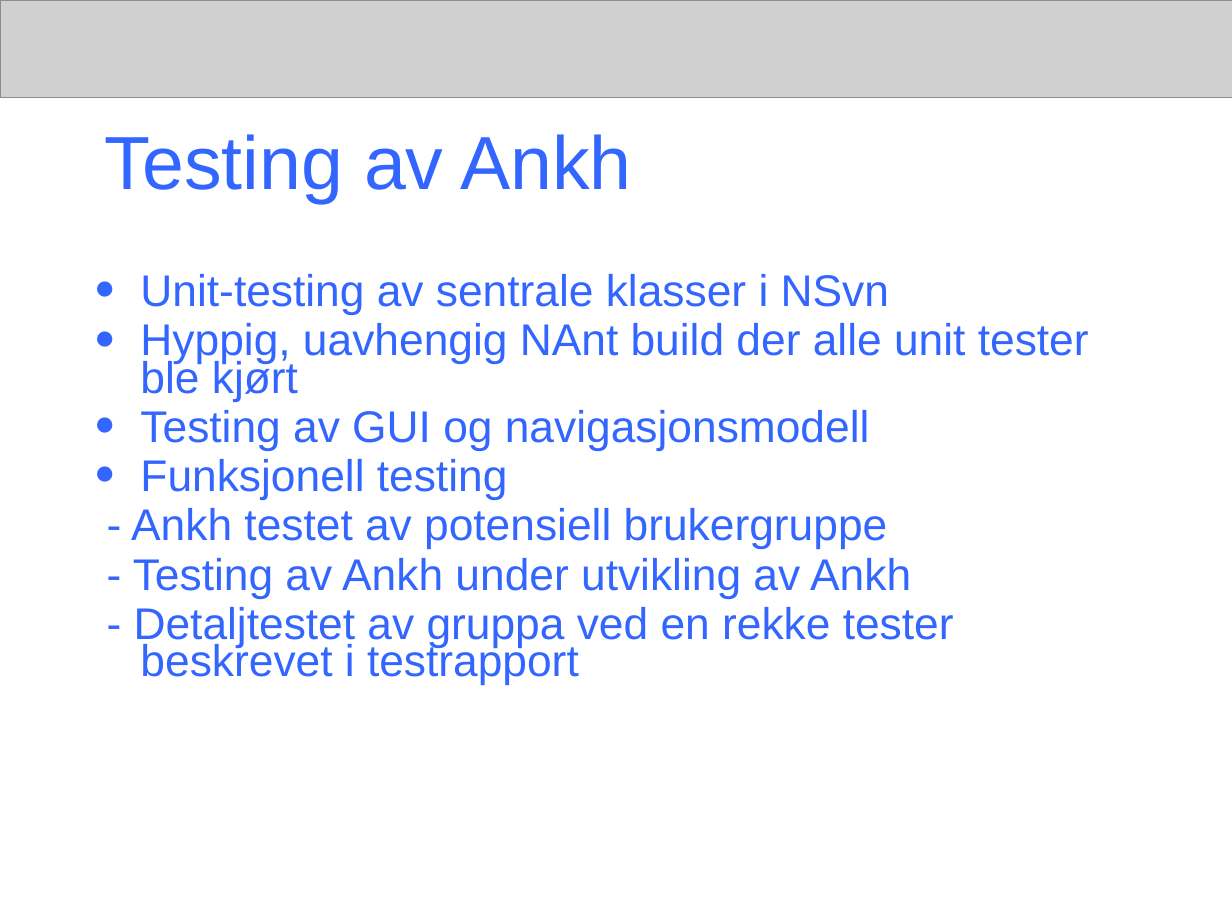
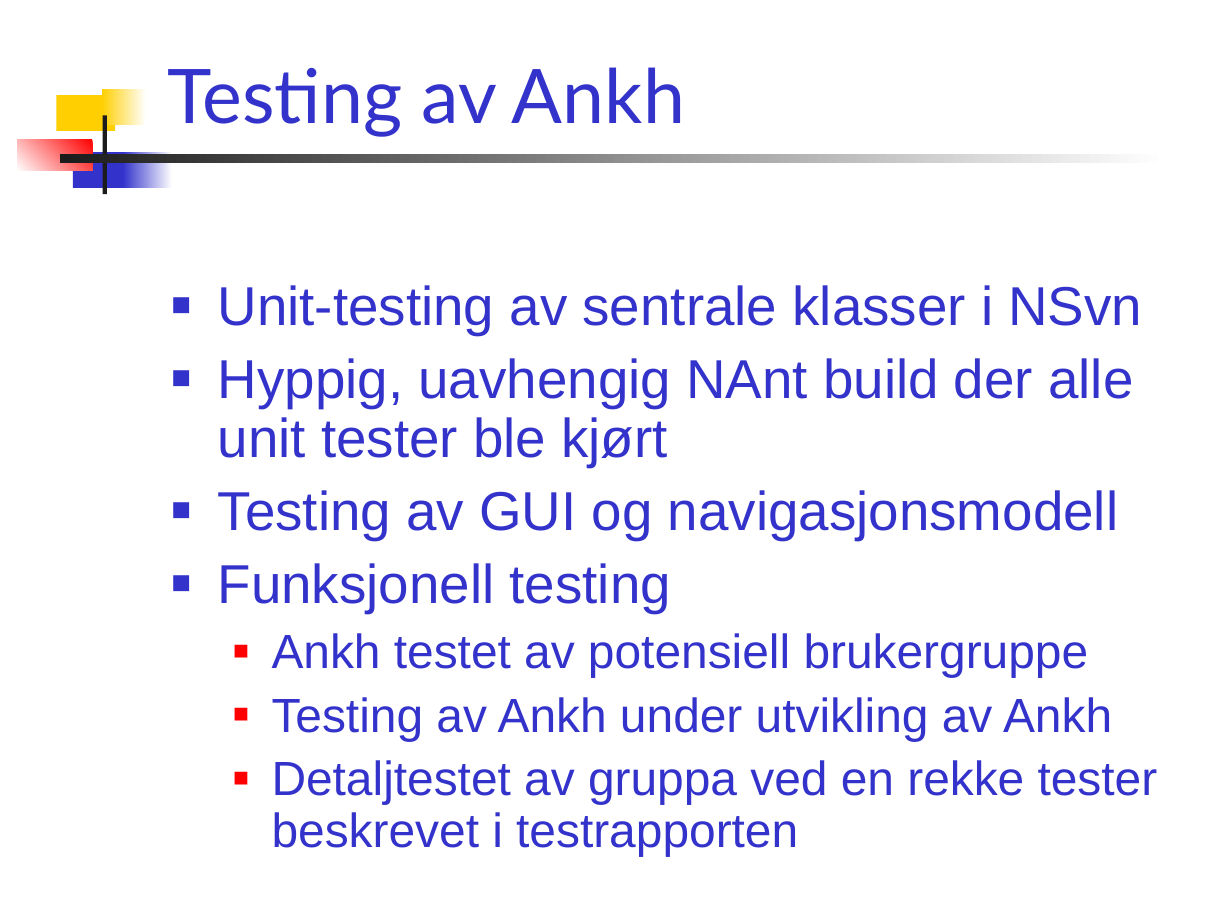
Before and after one commit to PhilJollans/AnkhSVN2019, a slide deck: slide 14 of doc/powerpoint/Subversion_addin_for_VS.NET.ppt. Drawn at 1232x924 pixels with LibreOffice and Linux fonts; fonts in the diff are those of the drawing; grey boxes stand for pictures. Boxes give left, top, right and bottom in pixels: in the first picture for what was removed or moved away, otherwise in the second. Text is boxed around its words. In the diff, an @@ line names an element or a change of style, - is before the commit and + after.

Commit message:
* Changed the layout back to a template.   Change the template if you want to make changes such as font, colour, bg image. * Added image of the work schedule. * Removed the banner. * Changed some text, and fixed typos.

```diff
--- a/doc/powerpoint/Subversion_addin_for_VS.NET.ppt
+++ b/doc/powerpoint/Subversion_addin_for_VS.NET.ppt
@@ picture removed at (0, 0, 1232, 97) @@
@@ title "Testing av Ankh": place and size @@
-title "Testing av Ankh" at (105, 134, 631, 203)
+title "Testing av Ankh" at (167, 67, 685, 136)
@@ title "Testing av Ankh" at (167, 67, 685, 136): font Arial to Lato, text colour #3366FF to #3333CC; vertical alignment middle to bottom @@
@@ rectangle added at (102, 89, 147, 124), fill gradient #FFFFFF to #FFCF01 @@
@@ rectangle added at (57, 95, 116, 131), fill #FFCF01 @@
@@ rectangle added at (102, 116, 106, 195), fill #1C1C1C @@
@@ rectangle added at (17, 139, 92, 171), fill gradient #FF0000 to #FFFFFF @@
@@ rectangle added at (59, 154, 1168, 164), fill gradient #FFFFFF to #1C1C1C @@
@@ rectangle added at (73, 152, 129, 187), fill #3333CC @@
@@ rectangle added at (123, 152, 172, 187), fill gradient #FFFFFF to #3333CC @@
@@ text "Unit-testing av sentrale klasser i ...": place and size @@
-text "Unit-testing av sentrale klasser i ..." at (131, 274, 1089, 684)
+text "Unit-testing av sentrale klasser i ..." at (218, 285, 1158, 856)
@@ text at (218, 285, 1142, 613): size 25.9 to 32 pt, text colour #3366FF to #3333CC in "Unit-testing av sentrale klasser i NSvn", "Hyppig, uavhengig NAnt build der alle unit ...", "Testing av GUI og navigasjonsmodell", "Funksjonell testing"; bullet ● to ■; line spacing 0.7 to 0.9; more space between paragraphs; bullet colour #3366FF to #3333CC @@
@@ text at (272, 633, 1158, 856): text changed; size 25.9 to 28 pt; text colour #3366FF to #3333CC @@
-- Ankh testet av potensiell brukergruppe
-- Testing av Ankh under utvikling av Ankh
-- Detaljtestet av gruppa ved en rekke tester beskrevet i testrapport
+  ■ Ankh testet av potensiell brukergruppe
+  ■ Testing av Ankh under utvikling av Ankh
+  ■ Detaljtestet av gruppa ved en rekke tester beskrevet i testrapporten
```
Also in this commit, not shown: 20 other slides changed, 1 slide added, 1 slide removed.
